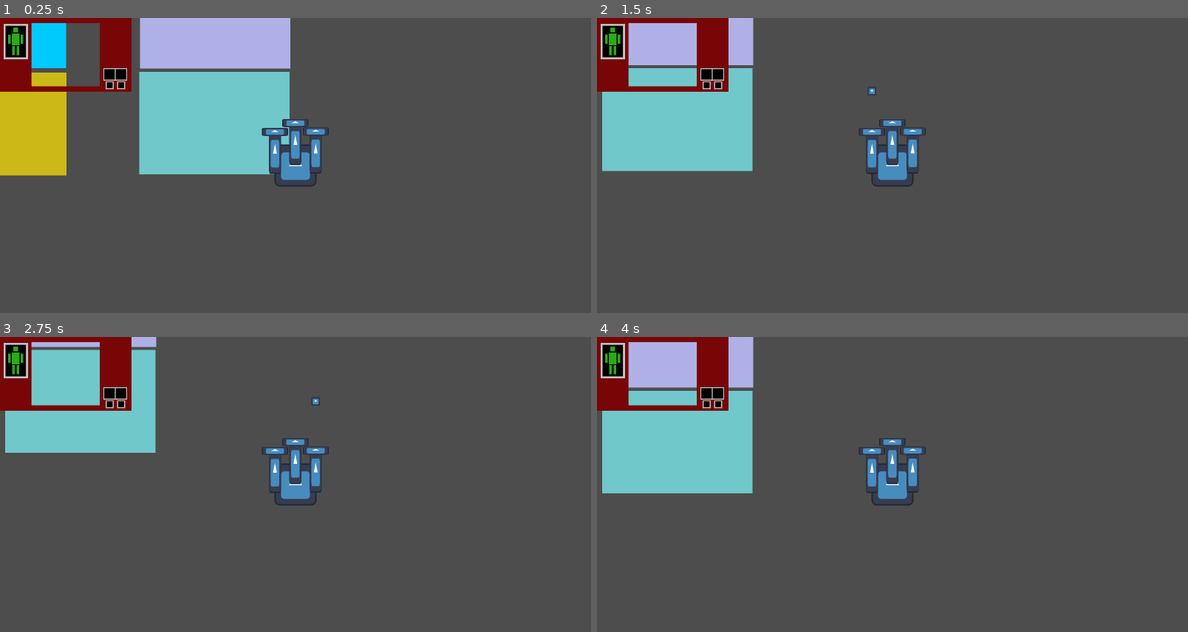
Above: before the commit, frames 1-4 (two rows, left to right).
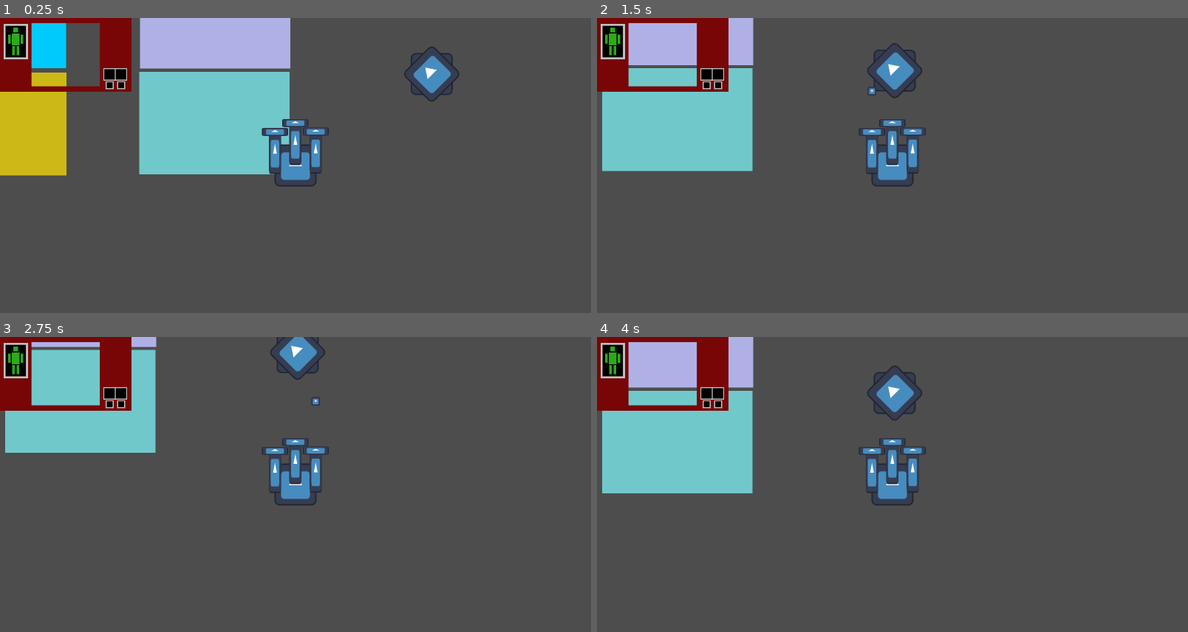
Above: after the commit, the same moments.

Repository: alin-but-real/gamenr1
Game: Godot game, scene res://scenes/main.tscn
Two runs of this game, one before a commit and one after it. Both use one fixed random seed, a clock stepped at 60 frames per second and the inputs below. The engine's default icon, where the game draws it, is replaced by a stand-in: a white triangle on a blue panel in a dark square.
Inputs:
- Up to frame 1 (0.25 s): no input
- Up to frame 2 (1.5 s): tap Enter at 0.5 s; hold E (move_right) 0.53-1.28 s; hold Space (fire_weapon_0) 0.53-1.28 s; hold S (move_backward) from 1.28 s (still down); tap 1 (fire_weapon_1) at 1.35 s
- Up to frame 3 (2.75 s): release S (move_backward) at 2.03 s; hold E (move_right) from 2.03 s (still down); hold 2 (fire_weapon_2) from 2.03 s (still down)
- Up to frame 4 (4 s): tap Space (fire_weapon_0) at 2.75, 2.85 s; release E (move_right) at 2.78 s; release 2 (fire_weapon_2) at 2.78 s; hold W (move_forward) 2.78-3.53 s; hold Q (move_left) from 3.53 s (still down); hold 1 (fire_weapon_1) from 3.53 s (still down)

The runs differ from the first frame. In frame 1, 0.7% of the frame differs, in the area x 68-78%, y 9-29%; in frame 2, 0.7%; in frame 3, 0.6%; in frame 4, 0.7%.

Commit message:
added debug dummy, changed weapon slots to node2d

Diff:
--- /dev/null
+++ b/scenes/debug_dummy.tscn
@@ -0,0 +1,20 @@
+[gd_scene load_steps=3 format=3 uid="uid://c3h5sjp4kk2i0"]
+
+[ext_resource type="Texture2D" uid="uid://drnqlew0gbtmd" path="res://assets/art/icon.svg" id="1_pkytk"]
+
+[sub_resource type="RectangleShape2D" id="RectangleShape2D_r2l6r"]
+size = Vector2(127, 127)
+
+[node name="DebugDummy" type="Area2D"]
+rotation = 0.0067098
+
+[node name="CollisionShape2D" type="CollisionShape2D" parent="."]
+position = Vector2(-0.5, 0.5)
+shape = SubResource("RectangleShape2D_r2l6r")
+
+[node name="Sprite2D" type="Sprite2D" parent="."]
+texture = ExtResource("1_pkytk")
+
+[node name="Sprite2D2" type="Sprite2D" parent="."]
+rotation = -0.792453
+texture = ExtResource("1_pkytk")
--- a/scenes/main.tscn
+++ b/scenes/main.tscn
@@ -1,7 +1,8 @@
-[gd_scene load_steps=3 format=3 uid="uid://cw12oln663ifm"]
+[gd_scene load_steps=4 format=3 uid="uid://cw12oln663ifm"]
 
 [ext_resource type="PackedScene" uid="uid://c30qcrpj0upsy" path="res://scenes/player.tscn" id="1_o5qli"]
 [ext_resource type="PackedScene" uid="uid://cm052urhex8n1" path="res://scenes/user_interface.tscn" id="2_0wfyh"]
+[ext_resource type="PackedScene" uid="uid://c3h5sjp4kk2i0" path="res://scenes/debug_dummy.tscn" id="3_sugp2"]
 
 [node name="Main" type="Node2D"]
 
@@ -70,3 +71,6 @@
 
 [node name="CanvasLayer" parent="." instance=ExtResource("2_0wfyh")]
 follow_viewport_enabled = false
+
+[node name="DebugDummy" parent="." instance=ExtResource("3_sugp2")]
+position = Vector2(1573, 331)
--- a/scenes/player.tscn
+++ b/scenes/player.tscn
@@ -23,6 +23,7 @@
 
 [node name="Weapon_slot_0" type="Node2D" parent="."]
 script = ExtResource("3_dqkch")
+mouse_controlled = true
 
 [node name="Weapon-projectile" parent="Weapon_slot_0" instance=ExtResource("3_qhqgy")]
 
--- a/scripts/player_weapon_slot_0.gd
+++ b/scripts/player_weapon_slot_0.gd
@@ -1,4 +1,4 @@
-extends Node
+extends Node2D
 signal fire_weapon
 
 func _on_player_fire_weapon_0() -> void:
--- a/scripts/player_weapon_slot_1.gd
+++ b/scripts/player_weapon_slot_1.gd
@@ -1,4 +1,4 @@
-extends Node
+extends Node2D
 signal fire_weapon
 
 func _on_player_fire_weapon_1() -> void:
--- a/scripts/player_weapon_slot_2.gd
+++ b/scripts/player_weapon_slot_2.gd
@@ -1,4 +1,4 @@
-extends Node
+extends Node2D
 signal fire_weapon
 
 func _on_player_fire_weapon_2() -> void:
--- a/scripts/projectile.gd
+++ b/scripts/projectile.gd
@@ -4,7 +4,7 @@
 @export var bullet_lifetime = 2
 
 func _ready() -> void:
-	print_debug("bullet fired")
+	#print_debug("bullet fired")
 	$Timer.wait_time = bullet_lifetime
 
 func _process(delta: float) -> void:
